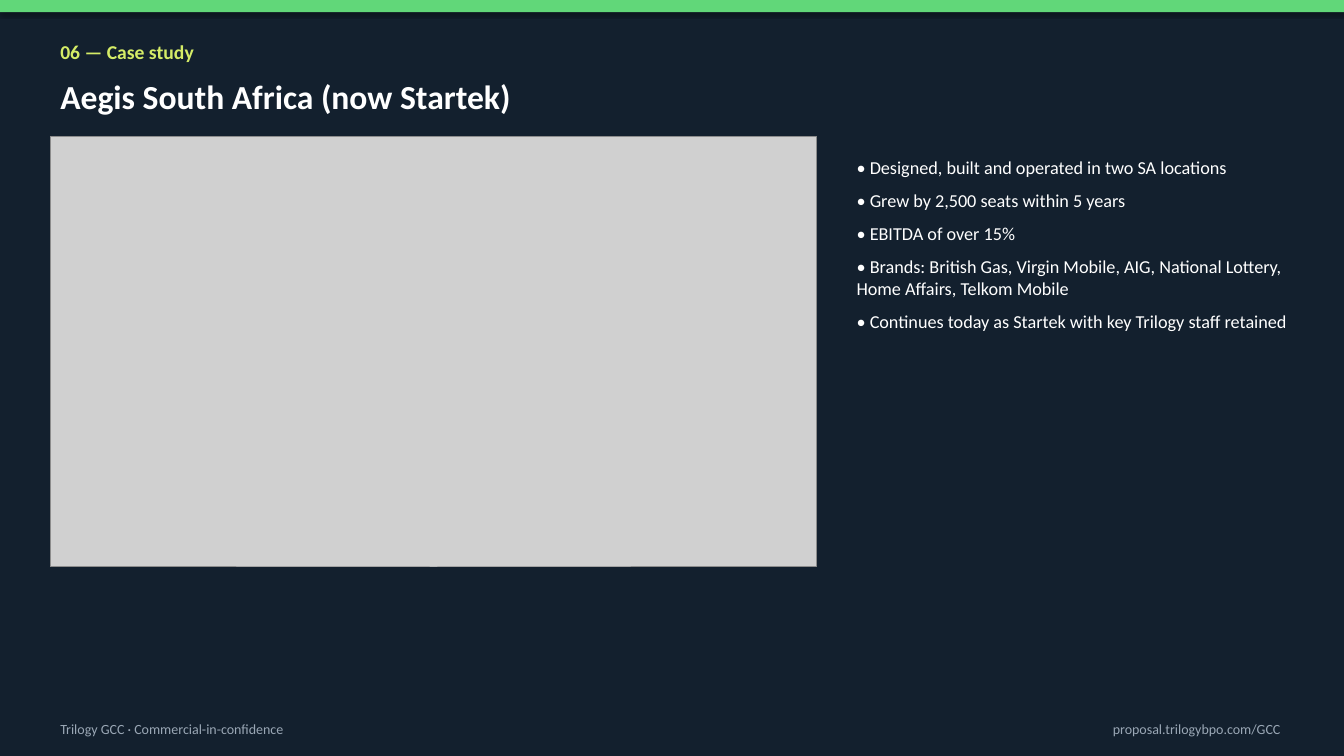
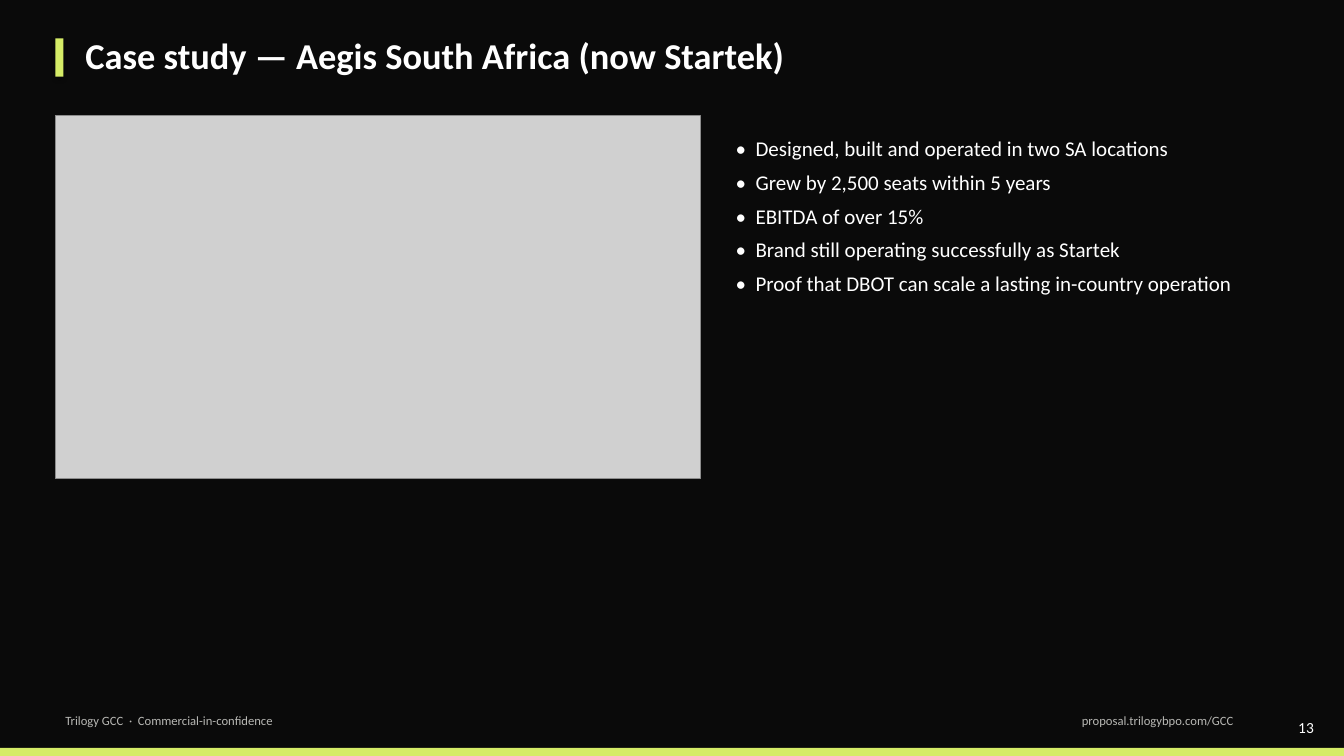
Before and after one commit to thegreatcornolio/Trilogy-RFP, a slide deck: slide 13 of GCC/Trilogy-GCC-Overview.pptx (slide 10 before the commit). Drawn at 1344x756 pixels with LibreOffice and Linux fonts; fonts in the diff are those of the drawing; grey boxes stand for pictures. Boxes give left, top, right and bottom in pixels: in the first picture for what was removed or moved away, otherwise in the second. Text is boxed around its words. In the diff, an @@ line names an element or a change of style, - is before the commit and + after.

```diff
--- a/GCC/Trilogy-GCC-Overview.pptx
+++ b/GCC/Trilogy-GCC-Overview.pptx
@@ rectangle at bbox=[0, 0, 1344, 756]: fill #13202E to #0A0A0A @@
@@ rectangle removed at bbox=[0, 0, 1344, 12] @@
@@ rectangle added at bbox=[55, 38, 64, 77], fill #D5EC67 @@
@@ text removed at bbox=[60, 45, 194, 62] @@
-06 — Case study
@@ text at bbox=[85, 42, 784, 75]: text changed; size 24 to 26 pt @@
-Aegis South Africa (now Startek)
+Case study — Aegis South Africa (now Startek)
@@ picture: place and size @@
-picture at bbox=[50, 136, 817, 568]
+picture at bbox=[55, 116, 701, 479]
@@ text "• Designed, built and operated ...": place and size @@
-text "• Designed, built and operated ..." at bbox=[857, 161, 1287, 331]
+text "• Designed, built and operated ..." at bbox=[756, 141, 1231, 295]
@@ text at bbox=[756, 141, 1167, 224]: size 13 to 15 pt in "• Designed, built and operated in two ...", "• Grew by 2,500 seats within 5 ...", "• EBITDA of over 15%"; less space between paragraphs @@
@@ text at bbox=[756, 242, 1231, 295]: text changed; size 13 to 15 pt @@
-• Brands: British Gas, Virgin Mobile, AIG, National Lottery, Home Affairs, Telkom Mobile
-• Continues today as Startek with key Trilogy staff retained
+• Brand still operating successfully as Startek
+• Proof that DBOT can scale a lasting in-country operation
@@ text "Trilogy GCC · Commercial-in-confidence": place and size @@
-text "Trilogy GCC · Commercial-in-confidence" at bbox=[60, 724, 283, 737]
+text "Trilogy GCC · Commercial-in-confidence" at bbox=[65, 716, 273, 727]
@@ text "Trilogy GCC · Commercial-in-confidence" at bbox=[65, 716, 273, 727]: size 10 to 9 pt, text colour #9AA7B5 to #B8B8B4 @@
@@ text "proposal.trilogybpo.com/GCC" at bbox=[1082, 716, 1233, 727]: size 10 to 9 pt, text colour #9AA7B5 to #B8B8B4 @@
@@ text "proposal.trilogybpo.com/GCC": place and size @@
-text "proposal.trilogybpo.com/GCC" at bbox=[1113, 724, 1281, 737]
+text "proposal.trilogybpo.com/GCC" at bbox=[1082, 716, 1233, 727]
@@ rectangle added at bbox=[0, 748, 1344, 756], fill #D5EC67 @@
@@ text added at bbox=[1298, 723, 1314, 733], 11 pt, text #FFFFFF @@
+13
```
Also in this commit, not shown: 3 other slides changed, 12 slides added, 9 slides removed, 1 other file.
